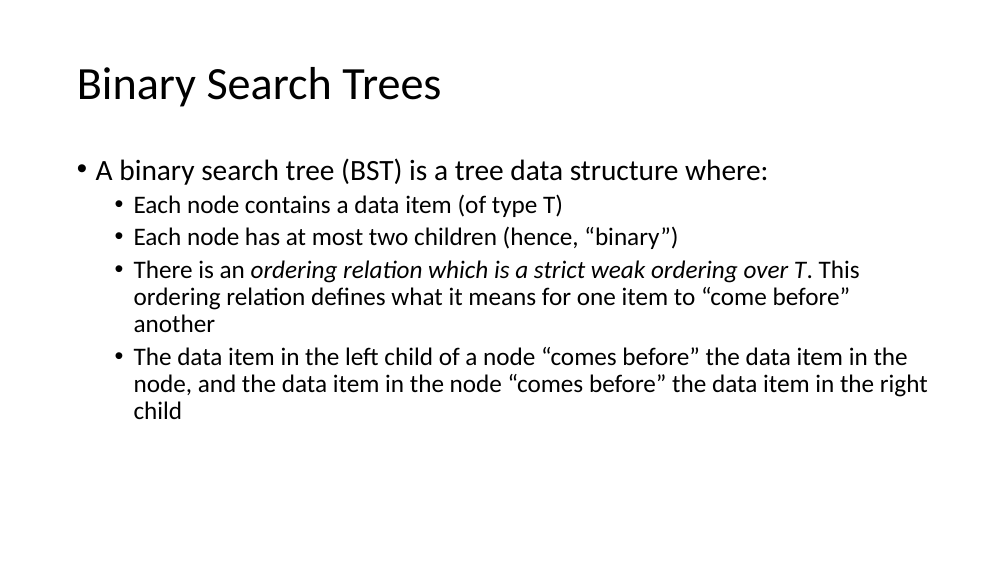
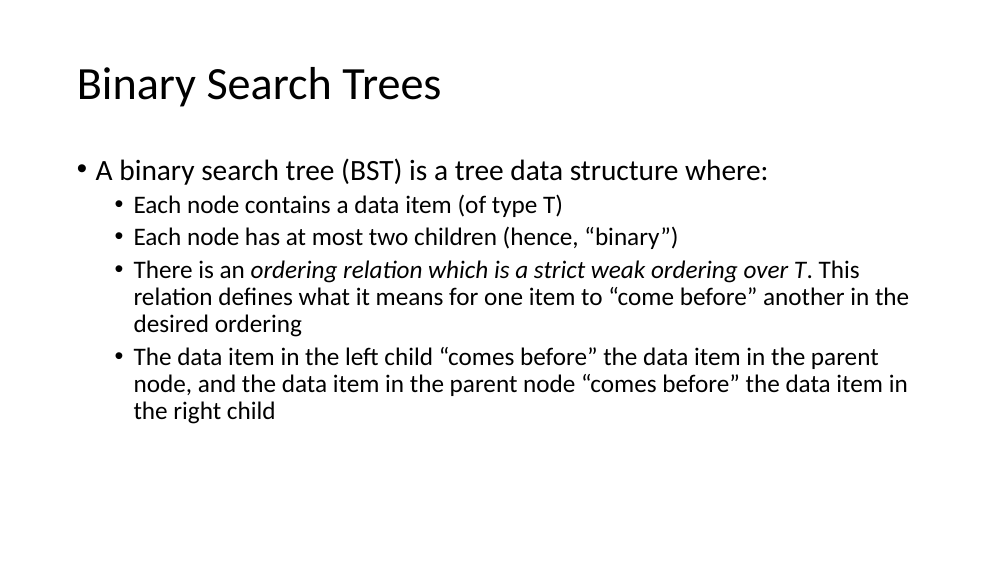
Before and after one commit to pchapin/cpp, a slide deck: slide 2 of SplayTree/SplayTrees.pptx. Drawn at 1008x567 pixels with LibreOffice and Linux fonts; fonts in the diff are those of the drawing. Boxes give left, top, right and bottom in pixels: in the first picture for what was removed or moved away, otherwise in the second. Text is boxed around its words. In the diff, an @@ line names an element or a change of style, - is before the commit and + after.

Commit message:
Cleaned up and extended the presentation on splay trees.

```diff
--- a/SplayTree/SplayTrees.pptx
+++ b/SplayTree/SplayTrees.pptx
@@ text at bbox=[134, 260, 909, 424]: text changed @@
-  • There is an ordering relation which is a strict weak ordering over T. This ordering relation defines what it means for one item to “come before” another
-  • The data item in the left child of a node “comes before” the data item in the node, and the data item in the node “comes before” the data item in the right child
+  • There is an ordering relation which is a strict weak ordering over T. This relation defines what it means for one item to “come before” another in the desired ordering
+  • The data item in the left child “comes before” the data item in the parent node, and the data item in the parent node “comes before” the data item in the right child
```
Also in this commit, not shown: 13 other slides changed, 3 slides added.
